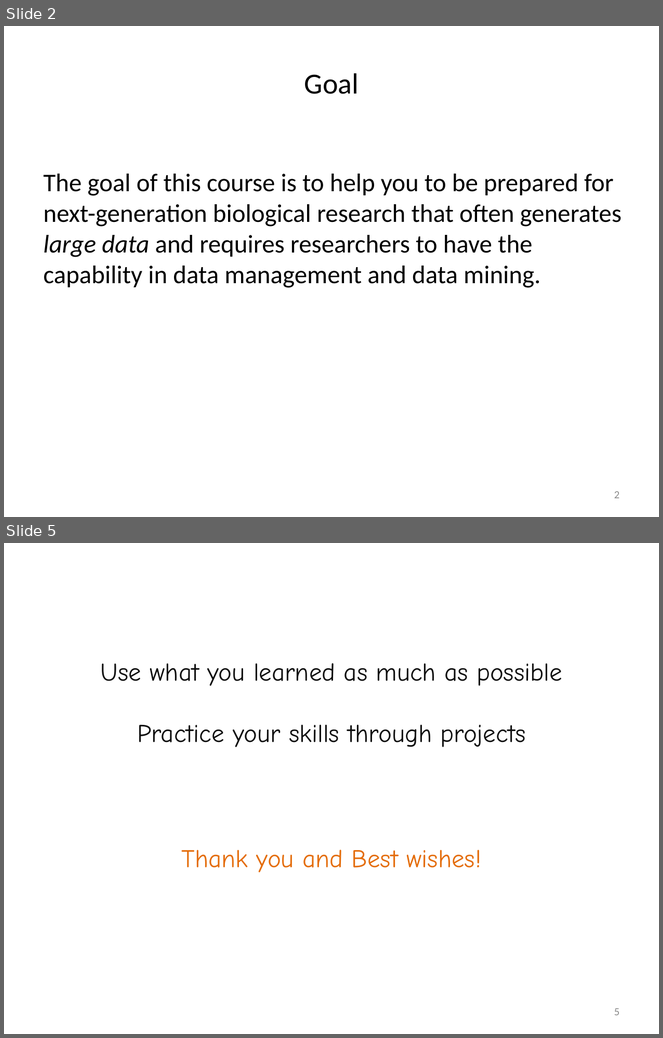
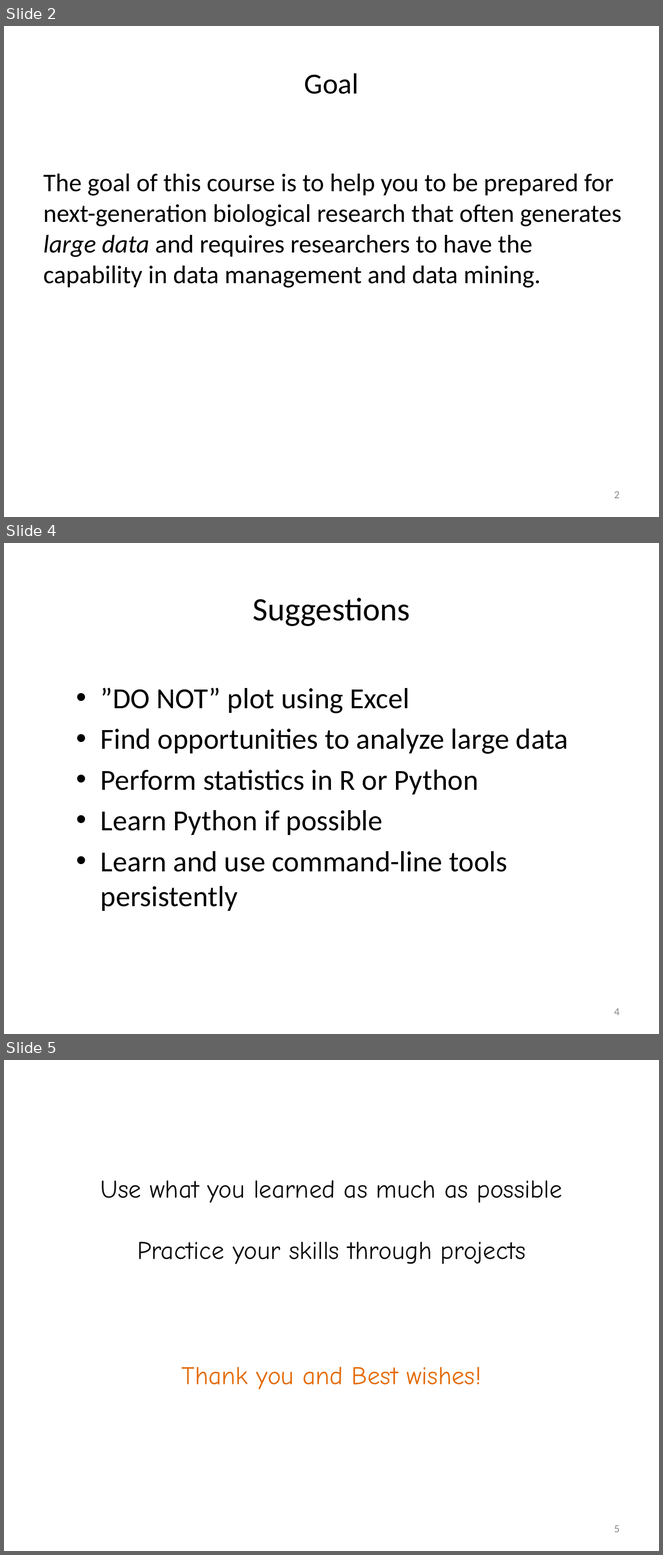
Before and after one commit to liu3zhenlab/teaching, a slide deck: PLPTH813Bioinformatis/2023/lectures/lecture18_closing.pptx. Shown one above the other, each under a label of ours: slides 2 and 5 before the commit, slides 2, 4 and 5 after it; the slides between them are not shown. The pictures are 663x1038 and 663x1555 pixels, drawn with LibreOffice and Linux fonts; fonts in the diff are those of the drawing. Boxes give left, top, right and bottom in pixels: in the first picture for what was removed or moved away, otherwise in the second. Text is boxed around its words. In the diff, an @@ line names an element or a change of style, - is before the commit and + after.

```diff
--- a/PLPTH813Bioinformatis/2023/lectures/lecture18_closing.pptx
+++ b/PLPTH813Bioinformatis/2023/lectures/lecture18_closing.pptx
@@ slide 4 added at (4, 543, 659, 1034), background #FFFFFF @@
@@ title added at (253, 598, 411, 626), 36 pt, text #000000 @@
+Suggestions
@@ text added at (101, 688, 569, 911), 32 pt, text #000000 @@
+• ”DO NOT” plot using Excel
+• Find opportunities to analyze large data
+• Perform statistics in R or Python
+• Learn Python if possible
+• Learn and use command-line tools persistently
@@ page number added at (614, 1008, 620, 1016), 12 pt, text #8C8C8C @@
+4
```
Also in this commit, not shown: 2 slides changed, 1 slide removed, 1 other file.
